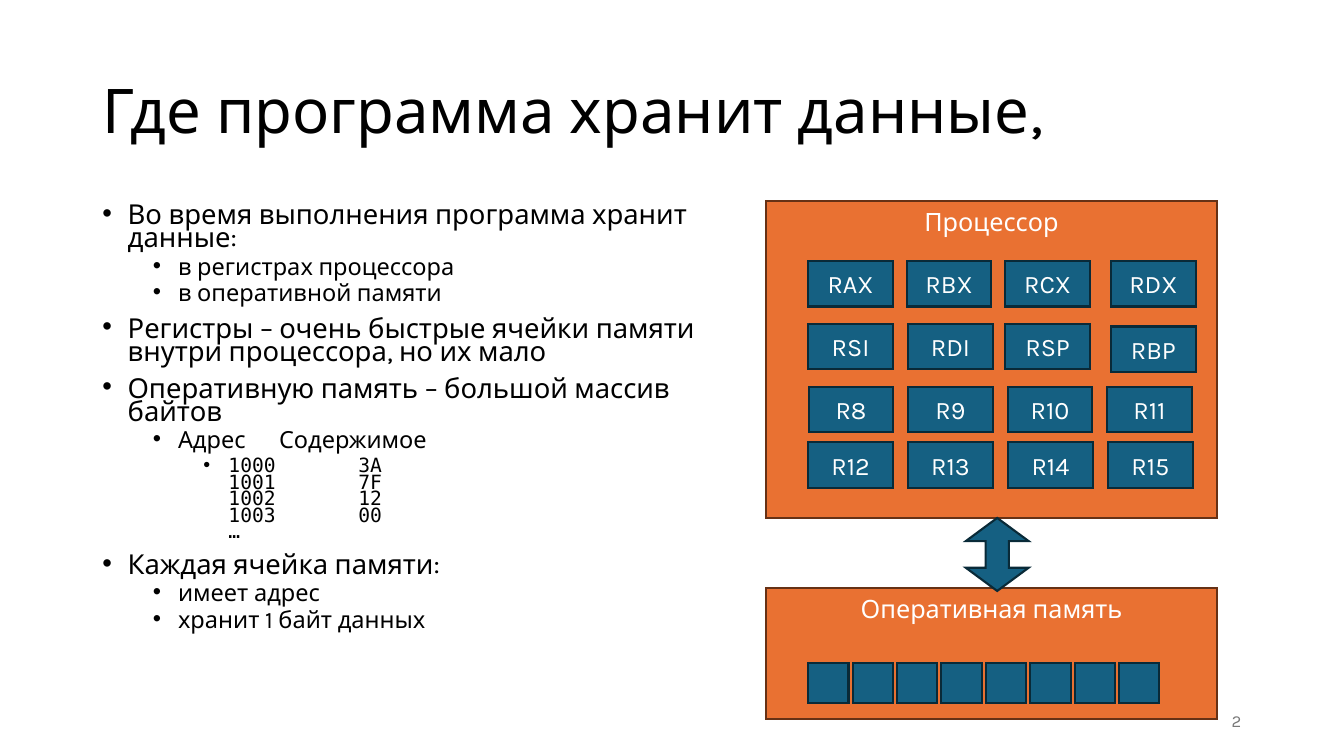
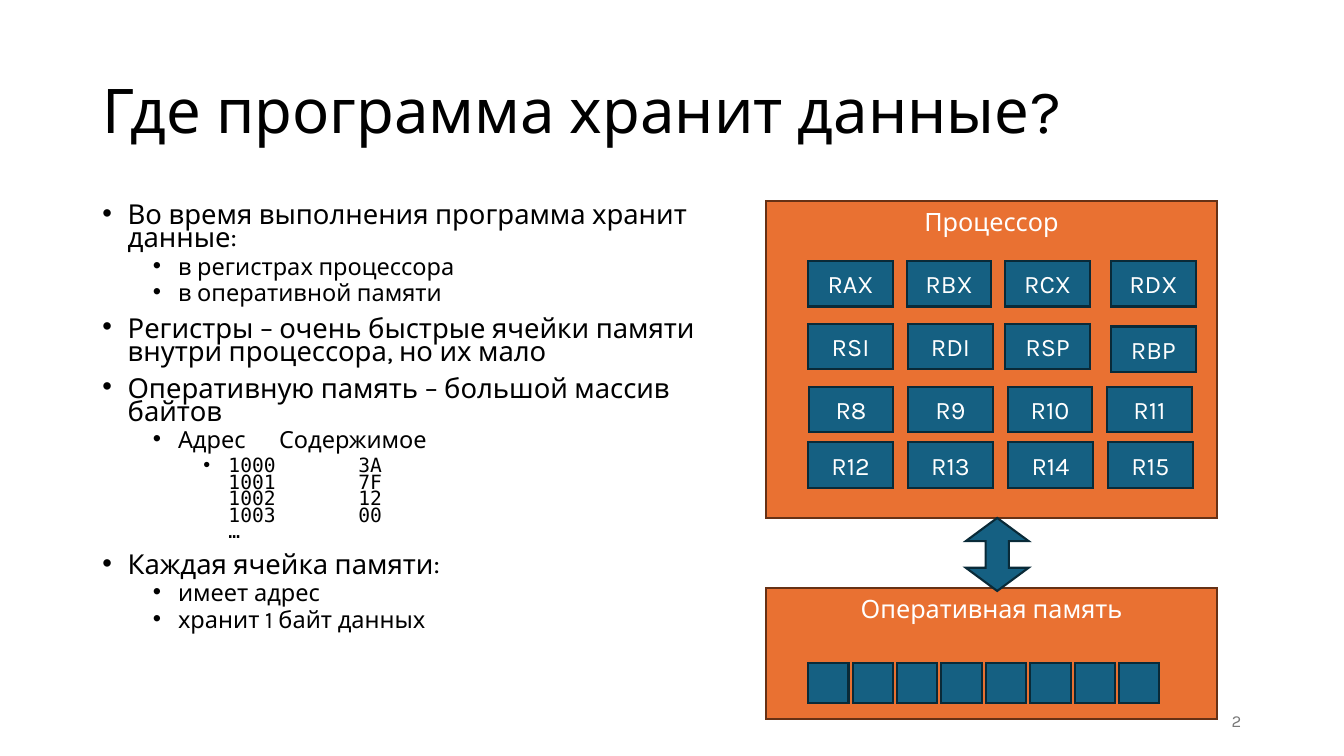
Before and after one commit to alexey-malov/mpp, a slide deck: slide 2 of lectures/05/Data types and memory representation.pptx. Drawn at 1344x756 pixels with LibreOffice and Linux fonts; fonts in the diff are those of the drawing. Boxes give left, top, right and bottom in pixels: in the first picture for what was removed or moved away, otherwise in the second. Text is boxed around its words. In the diff, an @@ line names an element or a change of style, - is before the commit and + after.

```diff
--- a/lectures/05/Data types and memory representation.pptx
+++ b/lectures/05/Data types and memory representation.pptx
@@ title at bbox=[102, 89, 1062, 148]: text changed @@
-Где программа хранит данные,
+Где программа хранит данные?
```
Also in this commit, not shown: 2 other files.
